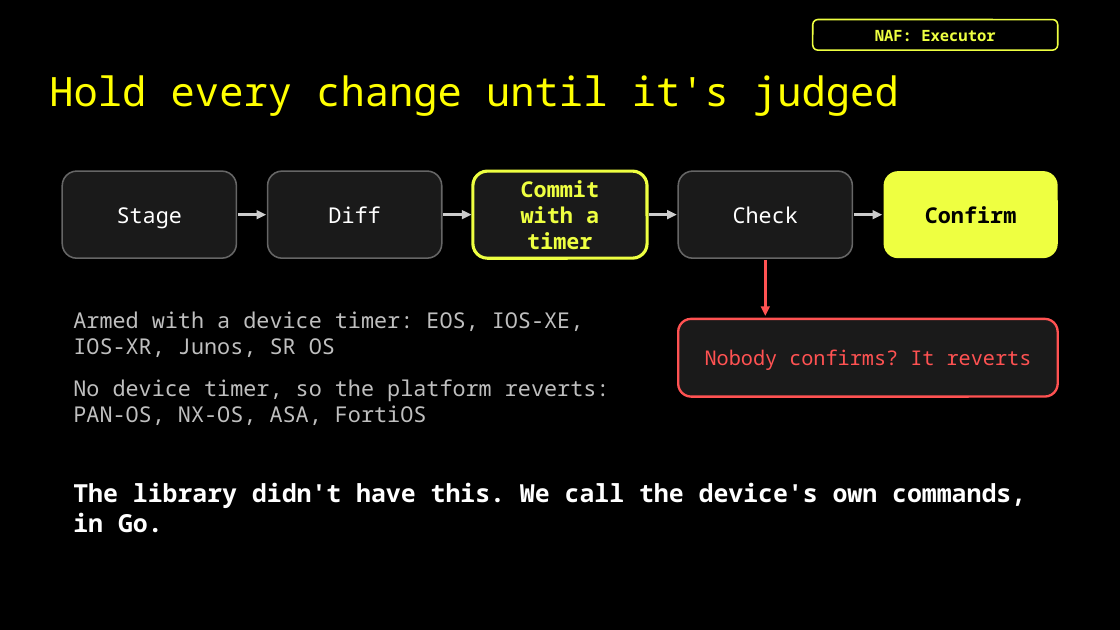
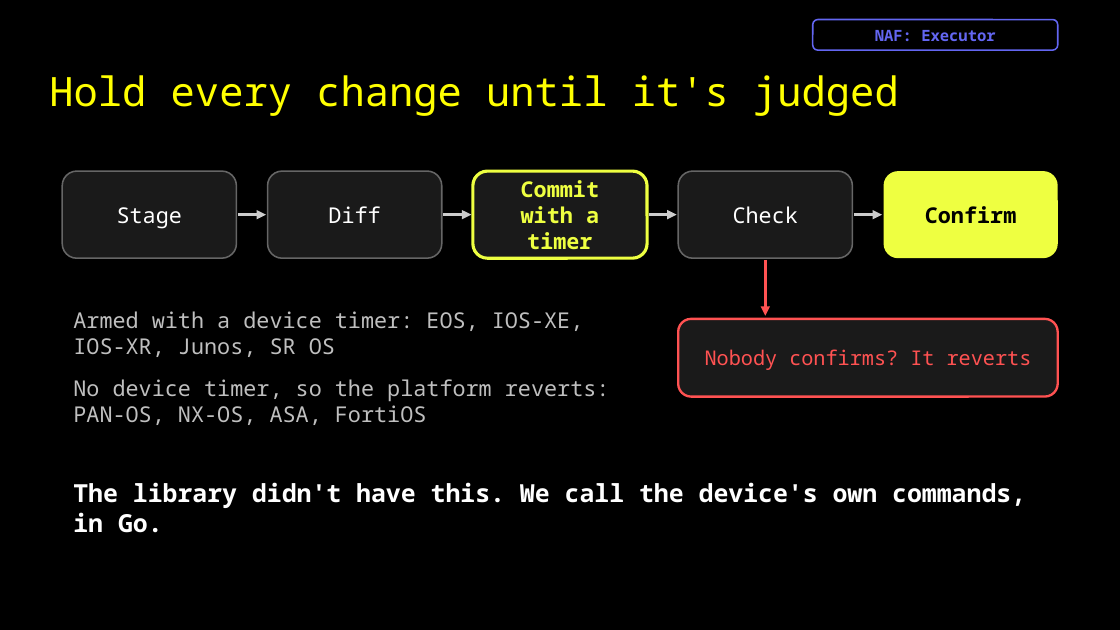
Before and after one commit to captainpacket/autocon6, a slide deck: slide 24 of slides/AC6_Every_Automation_Demo_Lies.pptx. Drawn at 1120x630 pixels with LibreOffice and Linux fonts; fonts in the diff are those of the drawing. Boxes give left, top, right and bottom in pixels: in the first picture for what was removed or moved away, otherwise in the second. Text is boxed around its words. In the diff, an @@ line names an element or a change of style, - is before the commit and + after.

```diff
--- a/slides/AC6_Every_Automation_Demo_Lies.pptx
+++ b/slides/AC6_Every_Automation_Demo_Lies.pptx
@@ rounded rectangle "NAF: Executor" at (813, 19, 1058, 49): text colour #EEFF41 to #6366F1; outline #EEFF41 1 pt to #6366F1 1 pt @@
```
Also in this commit, not shown: 17 other slides changed, 23 other files.
